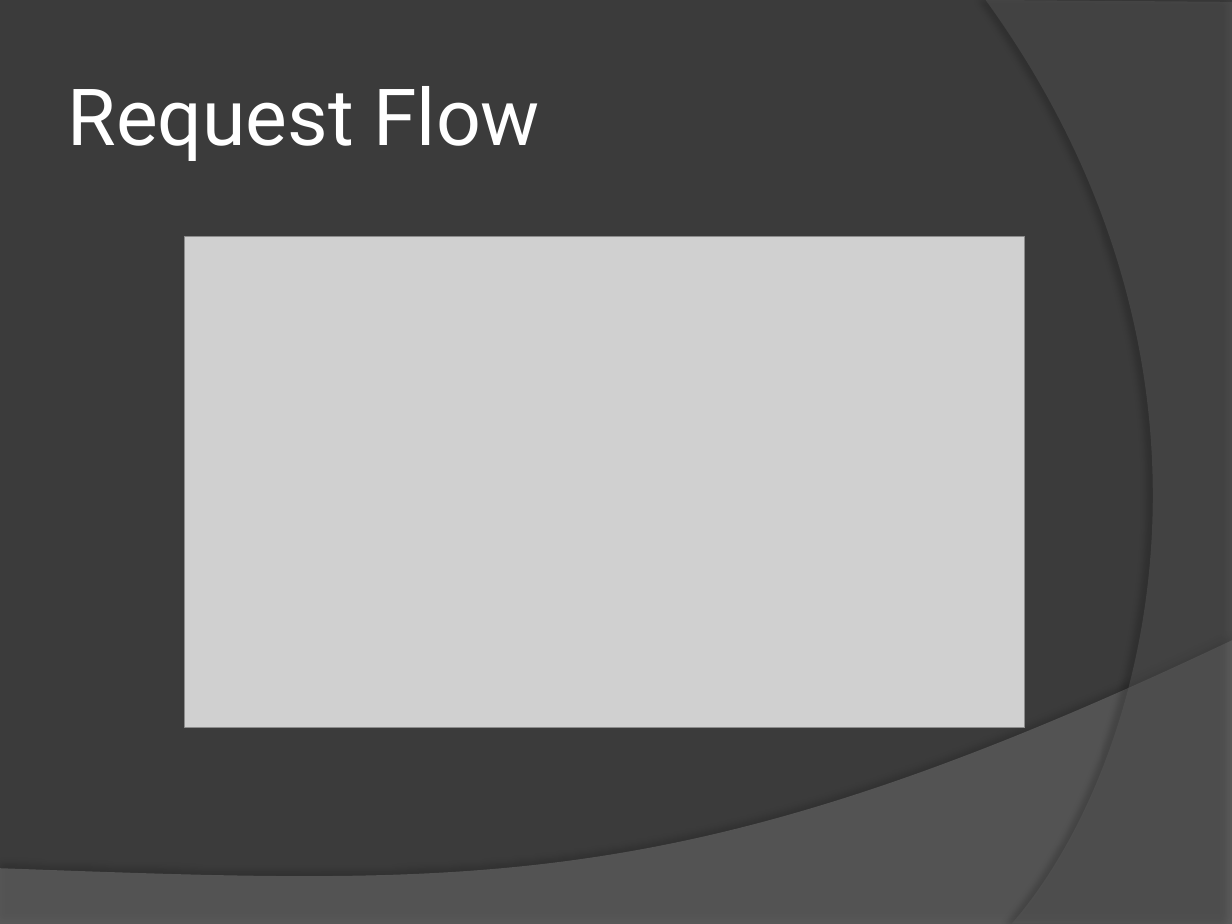
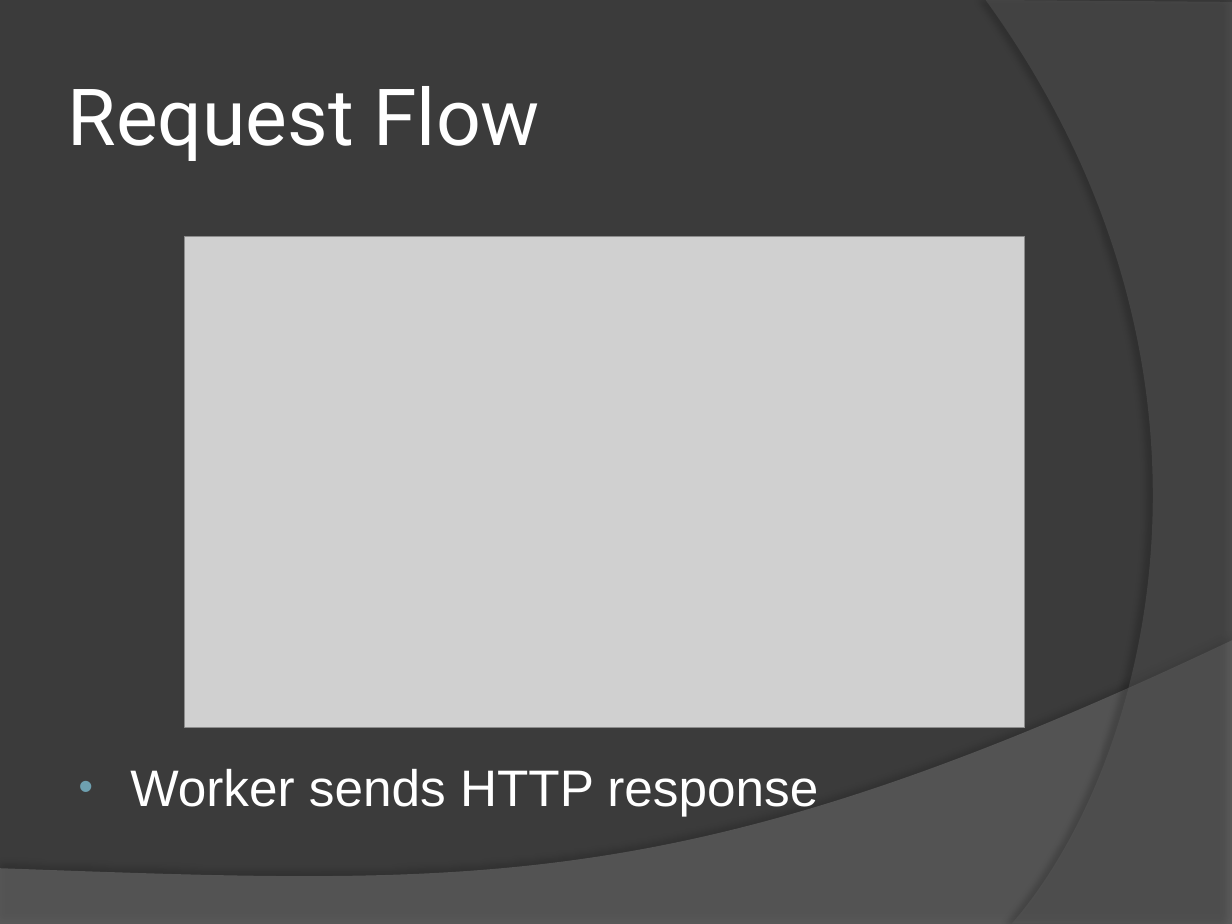
Before and after one commit to 15418-Awesome-Server/Awesome-Web-Server, a slide deck: slide 8 of Awesome Web Server.pptx. Drawn at 1232x924 pixels with LibreOffice and Linux fonts; fonts in the diff are those of the drawing; grey boxes stand for pictures. Boxes give left, top, right and bottom in pixels: in the first picture for what was removed or moved away, otherwise in the second. Text is boxed around its words. In the diff, an @@ line names an element or a change of style, - is before the commit and + after.

```diff
--- a/Awesome Web Server.pptx
+++ b/Awesome Web Server.pptx
@@ freeform shape at bbox=[0, 641, 1232, 924]: fill #7F7F7F at 45% opacity to #808080 at 45% opacity @@
@@ text added at bbox=[130, 769, 818, 816], 30 pt, text #FFFFFF @@
+• Worker sends HTTP response
```
Also in this commit, not shown: 16 other slides changed.
